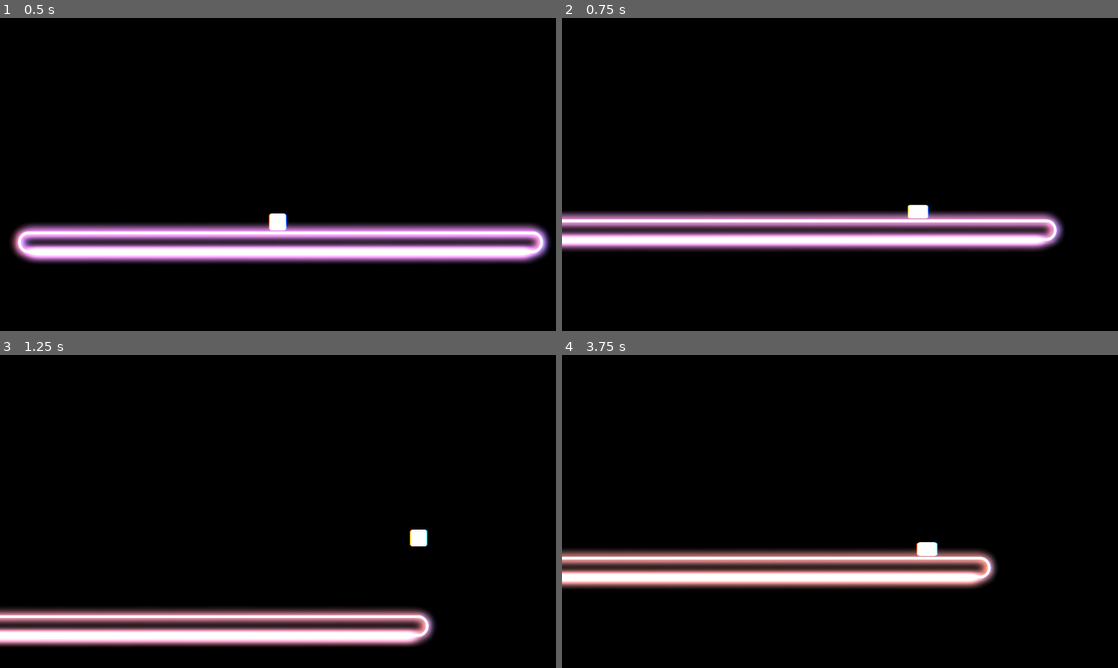
Above: before the commit, frames 1-4 (two rows, left to right).
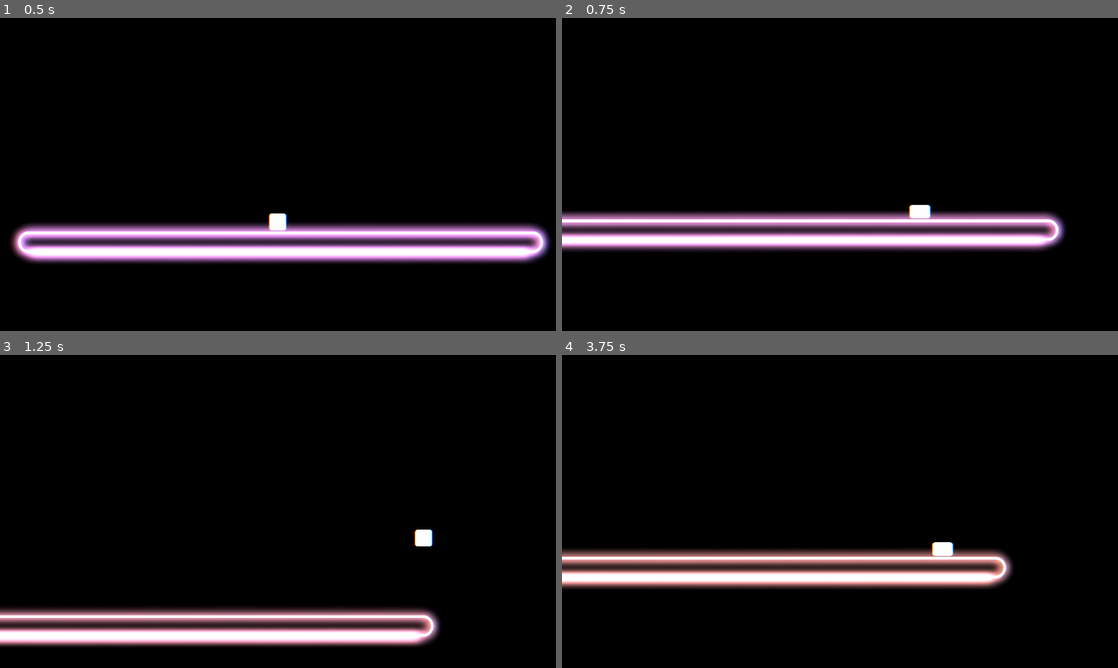
Above: after the commit, the same moments.

Repository: FireEntity1/beat-jumper
Game: Godot game, scene res://scenes/main_game.tscn
The game is run twice, just before and just after one commit, with the same random seed, the same clock (stepped at 60 frames per second) and the same inputs. Sound files missing from this copy of the repository are replaced by a short silence.
Inputs (mouse positions are in pixels of both pictures, inside the frame that each line leads up to):
- Up to frame 1 (0.5 s): no input
- Up to frame 2 (0.75 s): tap Enter (ui_accept) at 0.5 s; move the mouse to (962, 158) at 0.52 s; hold D (right) from 0.53 s (still down); tap Ctrl (dash) at 0.6 s; click (962, 158) at 0.67 s
- Up to frame 3 (1.25 s): keep holding D (right); tap Space (jump) at 0.77 s
- Up to frame 4 (3.75 s): release D (right) at 1.25 s; drag from (728, 527) to (812, 574) at 1.27 s; move the mouse to (895, 442) at 2.02 s; hold Left (left) 2.03-2.75 s; tap S (slam) at 2.1 s; drag from (812, 574) to (673, 464) at 2.77 s; move the mouse to (1006, 558) at 3.52 s; hold D (right) from 3.53 s (still down); hold Shift (shift) from 3.53 s (still down)

Frame 1 is identical in both runs. In frame 2, 0.3% of the frame differs, in the area x 62-91%, y 59-73%; in frame 3, 0.5%; in frame 4, 0.9%, in the area x 63-82%, y 59-75%.

Commit message:
feat/fix: zoom event / editor preview sync

Diff:
--- a/components/player.tscn
+++ b/components/player.tscn
@@ -66,12 +66,13 @@
 
 [node name="camera" type="Camera2D" parent="."]
 position = Vector2(0, -198)
+ignore_rotation = false
 zoom = Vector2(0.67, 0.67)
 limit_left = -2000
 limit_top = -1300
 limit_right = 2000
+limit_smoothed = true
 position_smoothing_enabled = true
-rotation_smoothing_enabled = true
 
 [node name="layer" type="CanvasLayer" parent="."]
 
--- a/scenes/editor.tscn
+++ b/scenes/editor.tscn
@@ -123,7 +123,7 @@
 
 [node name="song" type="AudioStreamPlayer2D" parent="."]
 stream = ExtResource("4_q68jb")
-volume_db = -13.0
+volume_db = -80.0
 max_distance = 10000.0
 attenuation = 1e-05
 
--- a/scripts/editor.gd
+++ b/scripts/editor.gd
@@ -69,8 +69,13 @@
 		_on_play_button_up()
 
 	if $song.playing:
+		var next_beat = time_to_beat($song.get_playback_position())
 		cursor = time_to_beat($song.get_playback_position())
-		$hor_scroll.value = cursor * EVENT_WIDTH
+		preview.last_beat = preview.beat
+		preview.beat = next_beat
+		#$hor_scroll.value = cursor * EVENT_WIDTH
+		$hor_scroll.set_value_no_signal(cursor*EVENT_WIDTH)
+		$scroll.scroll_horizontal = int($hor_scroll.value)
 		$layer.show()
 	else:
 		$layer.hide()
@@ -355,7 +360,7 @@
 	$play.release_focus()
 	if not $song.playing:
 		$song.play(beat_to_time(cursor))
-		preview.modify(true,beat_to_time(cursor),cursor,map)
+		preview.modify(true,beat_to_time(cursor),cursor,map,cur_bpm)
 	elif $song.playing:
 		$song.stop()
 		cursor = snap(cursor)
--- a/scripts/editor_event.gd
+++ b/scripts/editor_event.gd
@@ -44,9 +44,18 @@
 				editable.custom_minimum_size.y = 200
 				editable.connect("multi_selected",_on_colour_selected.bind(editable))
 			"speed":
-				editable = LineEdit.new()
-				editable.text = str(event_data[key])
-				editable.connect("text_changed", _on_speedpicker_changed)
+				if not event_data.type == "cam_zoom":
+					editable = LineEdit.new()
+					editable.text = str(event_data[key])
+					editable.connect("text_changed", _on_speedpicker_changed)
+				else:
+					editable = HSlider.new()
+					editable.value = event_data.speed
+					editable.min_value = 0.1
+					editable.max_value = 7.0
+					editable.step = 0.2
+					editable.tick_count = 4
+					editable.connect("value_changed",_on_editable_changed.bind(key))
 			"length":
 				editable = LineEdit.new()
 				editable.text = str(event_data[key])
@@ -90,6 +99,23 @@
 				editable.step = 0.05
 				editable.tick_count = 21
 				editable.connect("value_changed", _intensity_value_changed)
+			"zoom":
+				editable = HSlider.new()
+				editable.value = event_data.zoom
+				editable.min_value = 0.0
+				editable.max_value = 4.0
+				editable.step = 0.02
+				editable.tick_count = 10
+				editable.connect("value_changed", _on_editable_changed.bind(key))
+			"rot":
+				if event_data.type == "cam_zoom":
+					editable = HSlider.new()
+					editable.value = event_data.rot
+					editable.min_value = -45.0
+					editable.max_value = 45.0
+					editable.step = 2.0
+					editable.tick_count = 7
+					editable.connect("value_changed",_on_editable_changed.bind(key))
 			_:
 				if key == "type":
 					continue
@@ -104,6 +130,9 @@
 		if key != "rot":
 			$edit/container.add_child(label)
 			$edit/container.add_child(editable)
+		if key == "rot" and event_data.type == "cam_zoom":
+			$edit/container.add_child(label)
+			$edit/container.add_child(editable)
 		if key == "length":
 			custom_minimum_size.x = 300 * float(event_data.length)
 
--- a/scripts/event_handler.gd
+++ b/scripts/event_handler.gd
@@ -14,6 +14,8 @@
 var beat = 0.0
 var last_beat = 0.0
 
+var manual_last_beat = 0.0
+
 var event_index = 0
 
 var event_classes = {
@@ -37,8 +39,9 @@
 
 func _process(delta: float) -> void:
 	global.bpm = bpm
-	last_beat = beat
-	beat += (bpm/60)*delta
+	if not is_preview:
+		last_beat = beat
+		beat += (bpm/60.0)*delta
 	global.beat = beat
 	global.current_col = $main_platform/platform_sprite.modulate
 	$main_platform/platform_sprite.modulate.r = move_toward($main_platform/platform_sprite.modulate.r,target_platform_colour[0],delta*platform_colour_speed)
@@ -85,7 +88,6 @@
 				global.shake = event.status
 				global.shake_intensity = event.intensity
 				event_index += 1
-				print("shake set to ", event.status, " intensity: ", event.intensity)
 				continue
 			elif event.type == "visualizer":
 				global.visualizer = event.status
@@ -107,6 +109,12 @@
 			elif event.type == "glitch":
 				glitch_timeout(event.length)
 				global.glitch_intensity = event.intensity
+				event_index += 1
+				continue
+			elif event.type == "cam_zoom":
+				global.cam_rot = event.rot
+				global.cam_speed = event.speed
+				global.cam_zoom = event.zoom
 				event_index += 1
 				continue
 			elif event.type == "bpm_change":
@@ -172,12 +180,12 @@
 	await get_tree().create_timer((60.0/bpm)*time).timeout
 	global.glitch = false
 
-func modify(playing: bool, time: float, new_beat: float, new_map: Dictionary = {}):
+func modify(playing: bool, time: float, new_beat: float, new_map: Dictionary = {},new_bpm: float = bpm):
+	bpm = new_bpm
 	for event in $events.get_children():
 		event.queue_free()
 	if new_map.has("data"):
 		map = new_map.duplicate(true)
-		print(map)
 
 	event_index = 0
 	reset_states()
@@ -191,10 +199,10 @@
 			break
 	if playing:
 		beat = new_beat
-		#$music.play(time)
+		$music.play(time)
 	else:
 		0
-		#$music.stop()
+		$music.stop()
 
 func reset_states():
 	$player.position = Vector2(0,0)
--- a/scripts/global.gd
+++ b/scripts/global.gd
@@ -24,6 +24,10 @@
 
 var glitch = false
 var glitch_intensity = 1
+
+var cam_zoom = 1.0
+var cam_rot = 0.0
+var cam_speed = 1.0
 
 var shake = false
 var shake_intensity = 0.5
@@ -43,6 +47,7 @@
 	"vhs": 0.0,
 	"chromabb": 0.0,
 	"glitch": 0.0,
+	"cam_zoom": 0.0,
 
 	"bpm_change": 0.0
 }
@@ -62,6 +67,7 @@
 	"vhs": 0,
 	"chromabb": 0,
 	"glitch": 0,
+	"cam_zoom": 0,
 
 	"bpm_change": 0,
 }
@@ -166,6 +172,13 @@
 		"beat": 0,
 		"length": 4,
 		"intensity": 0.5
+	},
+	"cam_zoom": {
+		"type": "cam_zoom",
+		"beat": 0,
+		"zoom": 1.0,
+		"rot": 0.0,
+		"speed": 1.0
 	},
 	"bpm_change": {
 		"type": "bpm_change",
--- a/scripts/player.gd
+++ b/scripts/player.gd
@@ -3,6 +3,8 @@
 
 const SPEED = 1300.0
 const JUMP_VELOCITY = -1700.0
+
+const BASE_ZOOM = 0.67 # haha six seven
 
 var is_preview = false
 
@@ -38,15 +40,15 @@
 		chromabb.set_shader_parameter("r_displacement",Vector2(0,0))
 		chromabb.set_shader_parameter("b_displacement",Vector2(0,0))
 	if kick_in and not global.chromabb:
-		$camera.zoom.x = lerpf($camera.zoom.x,0.69, delta*5)
-		$camera.zoom.y = lerpf($camera.zoom.y,0.69, delta*5)
+		$camera.zoom.x = lerpf($camera.zoom.x,BASE_ZOOM + 0.02, delta*5)
+		$camera.zoom.y = lerpf($camera.zoom.y,BASE_ZOOM + 0.02, delta*5)
 		chromabb.set_shader_parameter("r_displacement",
 		chromabb.get_shader_parameter("r_displacement").move_toward(Vector2(10.0,-4.0),delta*300))
 		chromabb.set_shader_parameter("b_displacement",
 		chromabb.get_shader_parameter("b_displacement").move_toward(Vector2(-10.0,4.0),delta*300))
 	elif not kick_in and not global.chromabb:
-		$camera.zoom.x = move_toward($camera.zoom.x,0.67, delta)
-		$camera.zoom.y = move_toward($camera.zoom.y,0.67, delta)
+		$camera.zoom.x = move_toward($camera.zoom.x,BASE_ZOOM, delta)
+		$camera.zoom.y = move_toward($camera.zoom.y,BASE_ZOOM, delta)
 		chromabb.set_shader_parameter("r_displacement",
 		chromabb.get_shader_parameter("r_displacement").move_toward(Vector2(3.0,0),delta*100))
 		chromabb.set_shader_parameter("b_displacement",
@@ -72,6 +74,12 @@
 	else:
 		vhs.set_shader_parameter("intensity",
 		move_toward(vhs.get_shader_parameter("intensity"),0.0,delta*3))
+	if not global.camera_kick:
+		var target = lerpf($camera.zoom.x,
+		global.cam_zoom*BASE_ZOOM,
+		global.cam_speed*delta)
+		$camera.zoom = Vector2(target,target)
+	$camera.rotation_degrees = lerpf($camera.rotation_degrees,float(global.cam_rot),float(global.cam_speed)/10.0)
 
 func _physics_process(delta: float) -> void:
 	# Add the gravity.
